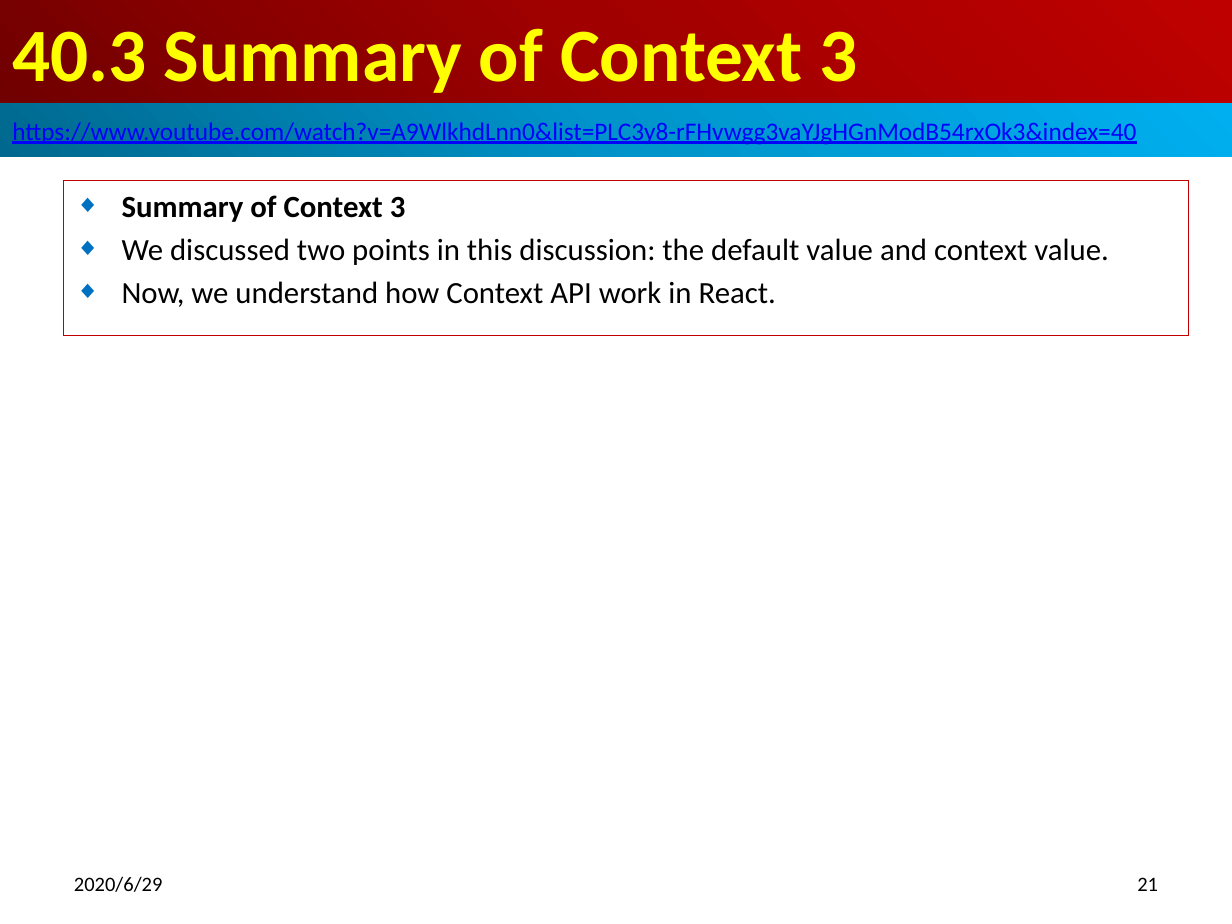
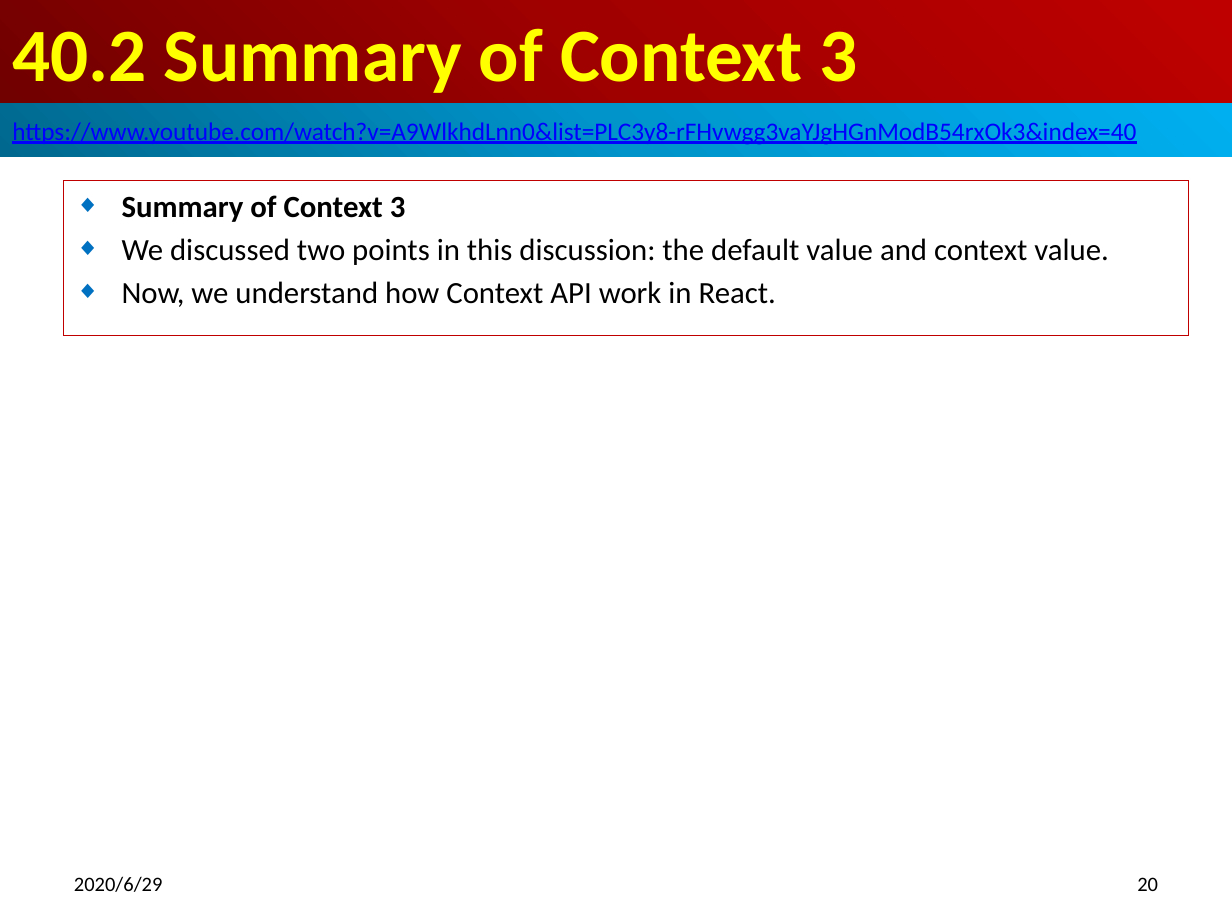
Before and after one commit to peterhchen/800-React-Hook, a slide deck: slide 20 of 40_Context3.pptx (slide 21 before the commit). Drawn at 1232x924 pixels with LibreOffice and Linux fonts; fonts in the diff are those of the drawing. Boxes give left, top, right and bottom in pixels: in the first picture for what was removed or moved away, otherwise in the second. Text is boxed around its words. In the diff, an @@ line names an element or a change of style, - is before the commit and + after.

```diff
--- a/40_Context3.pptx
+++ b/40_Context3.pptx
@@ title at <box>12,28,858,93</box>: text changed @@
-40.3 Summary of Context 3
+40.2 Summary of Context 3
@@ page number at <box>1137,877,1158,891</box>: text changed @@
-21
+20
```
Also in this commit, not shown: 2 other slides changed, 1 slide removed.
